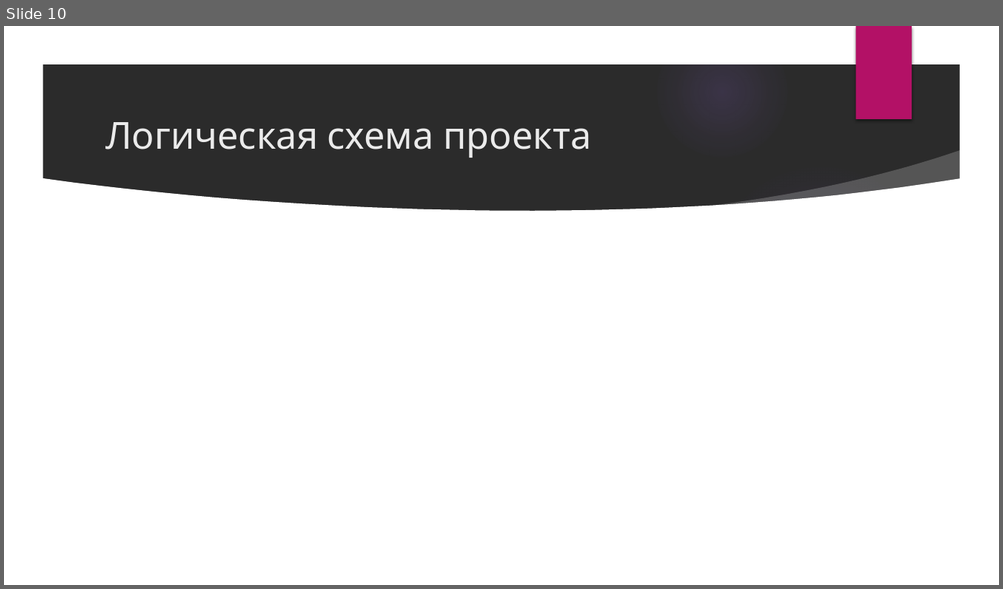
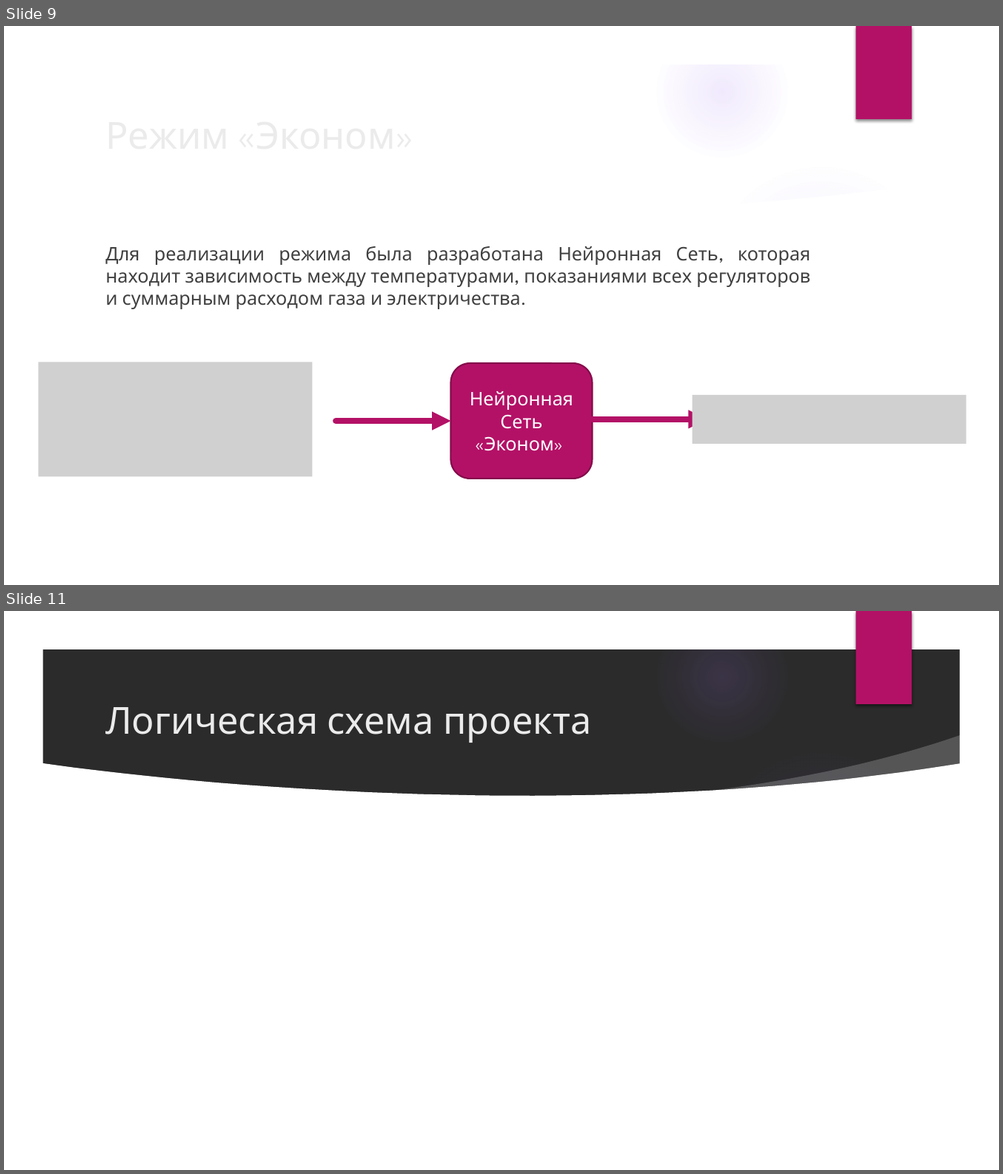
Before and after one commit to Corvin71/neuro-hack, a slide deck: present.pptx. Shown one above the other, each under a label of ours: slide 10 before the commit, slides 9 and 11 after it; the slides between them are not shown. The pictures are 1003x589 and 1003x1174 pixels, drawn with LibreOffice and Linux fonts; fonts in the diff are those of the drawing; grey boxes stand for pictures; background and template pictures are left out; a plain dark background stands for a picture behind light text. Boxes give left, top, right and bottom in pixels: in the first picture for what was removed or moved away, otherwise in the second. Text is boxed around its words. In the diff, an @@ line names an element or a change of style, - is before the commit and + after.

Commit message:
В презентации добавлено описание Режима "Эконом"

```diff
--- a/present.pptx
+++ b/present.pptx
@@ slide 9 added at (4, 26, 999, 585), background picture (left out); not listed: 9 template elements that a slide beside it also shows @@
@@ title added at (98, 105, 813, 163), 36 pt, text #EBEBEB @@
+Режим «Эконом»
@@ text added at (105, 247, 810, 309), 18 pt, text #404040 @@
+Для реализации режима была разработана Нейронная Сеть, которая находит зависимость между температурами, показаниями всех регуляторов и суммарным расходом газа и электричества.
@@ picture added at (38, 363, 312, 477) @@
@@ rounded rectangle added at (451, 363, 592, 479), fill #B31166, outline #840D4B 1.5 pt, 18 pt, text #FFFFFF @@
+Нейронная Сеть «Эконом»
@@ picture added at (692, 395, 966, 445) @@
@@ arrow added from (336, 421) to (451, 421), #B31166 6 pt @@
@@ arrow added from (592, 420) to (707, 420), #B31166 6 pt @@
@@ what was slide 10 is now slide 11 @@
```
Also in this commit, not shown: 2 slides changed, 1 other slide added, 1 slide removed.
